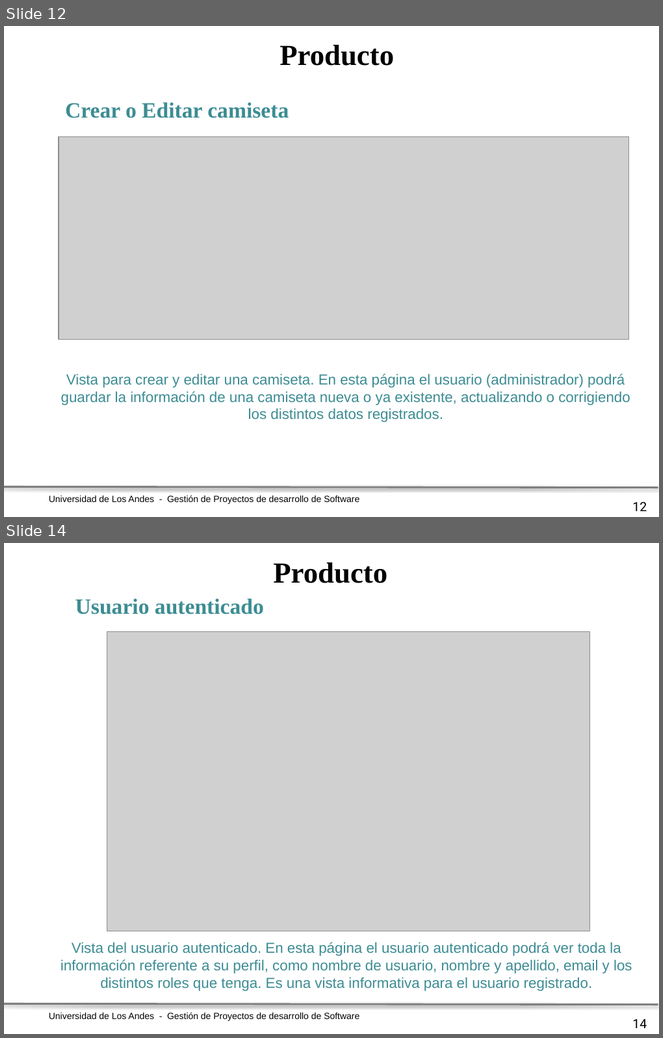
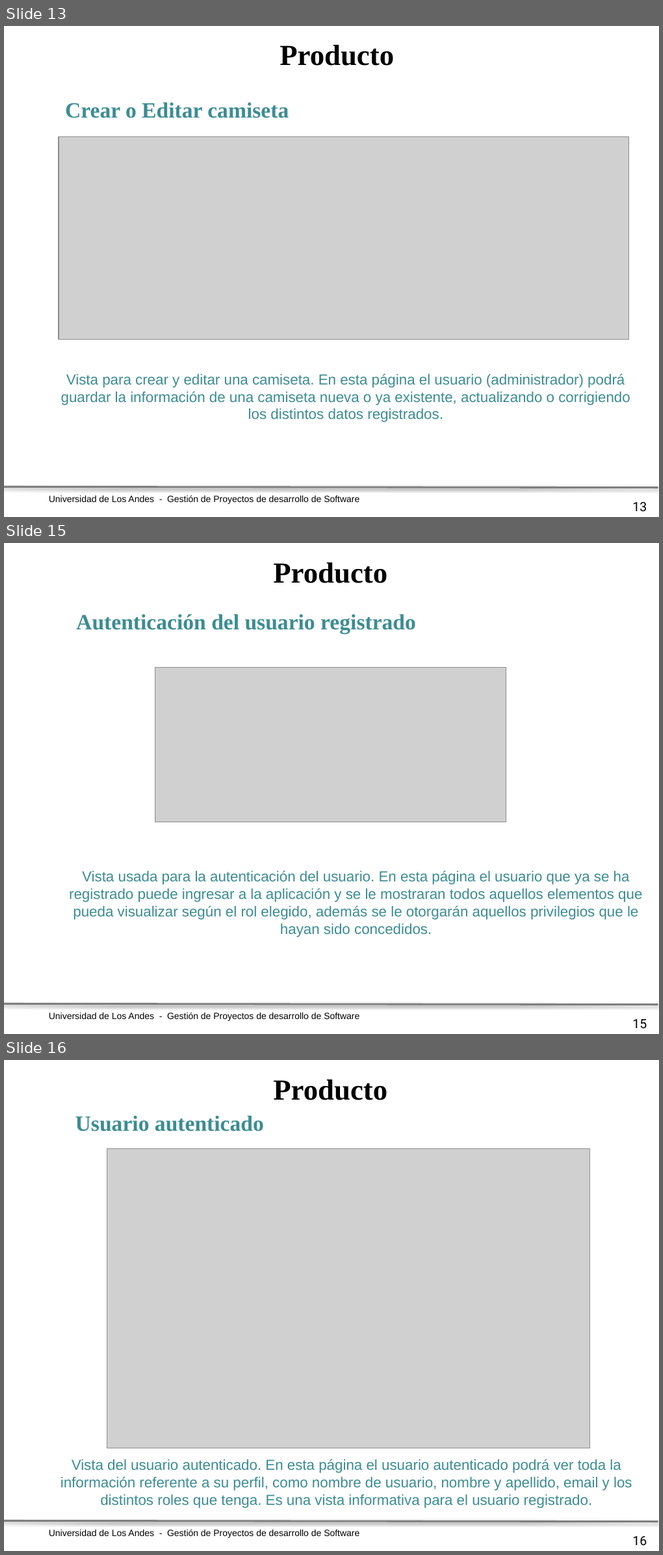
Before and after one commit to Uniandes-MISO4203-backup/stamps-201620, a slide deck: imgs/Presentacion Producto Ciclo4_Grupo3.pptx. Shown one above the other, each under a label of ours: slides 12 and 14 before the commit, slides 13, 15 and 16 after it; the slides between them are not shown. The pictures are 663x1038 and 663x1555 pixels, drawn with LibreOffice and Linux fonts; fonts in the diff are those of the drawing; grey boxes stand for pictures; background and template pictures are left out. Boxes give left, top, right and bottom in pixels: in the first picture for what was removed or moved away, otherwise in the second. Text is boxed around its words. In the diff, an @@ line names an element or a change of style, - is before the commit and + after.

```diff
--- a/imgs/Presentacion Producto Ciclo4_Grupo3.pptx
+++ b/imgs/Presentacion Producto Ciclo4_Grupo3.pptx
@@ slide 15 added at [4, 543, 659, 1034], background picture (left out); not listed: 2 template elements that a slide beside it also shows @@
@@ text added at [273, 563, 388, 583], 32 pt, text #000000, bold @@
+Producto
@@ text added at [76, 614, 416, 634], 24 pt, text #3C8C93, bold @@
+Autenticación del usuario registrado
@@ picture added at [155, 668, 506, 822] @@
@@ text added at [69, 871, 642, 938], 16 pt, text #3C8C93 @@
+Vista usada para la autenticación del usuario. En esta página el usuario que ya se ha registrado puede ingresar a la aplicación y se le mostraran todos aquellos elementos que pueda visualizar según el rol elegido, además se le otorgarán aquellos privilegios que le hayan sido concedidos.
@@ page number added at [633, 1019, 647, 1029], 14 pt, text #000000 @@
+15
@@ what was slide 12 is now slide 13 @@
@@ page number at [633, 502, 647, 512]: text changed @@
-12
+13
@@ what was slide 14 is now slide 16 @@
@@ page number at [633, 1536, 647, 1546]: text changed @@
-14
+16
```
Also in this commit, not shown: 4 slides changed, 3 other slides added.
